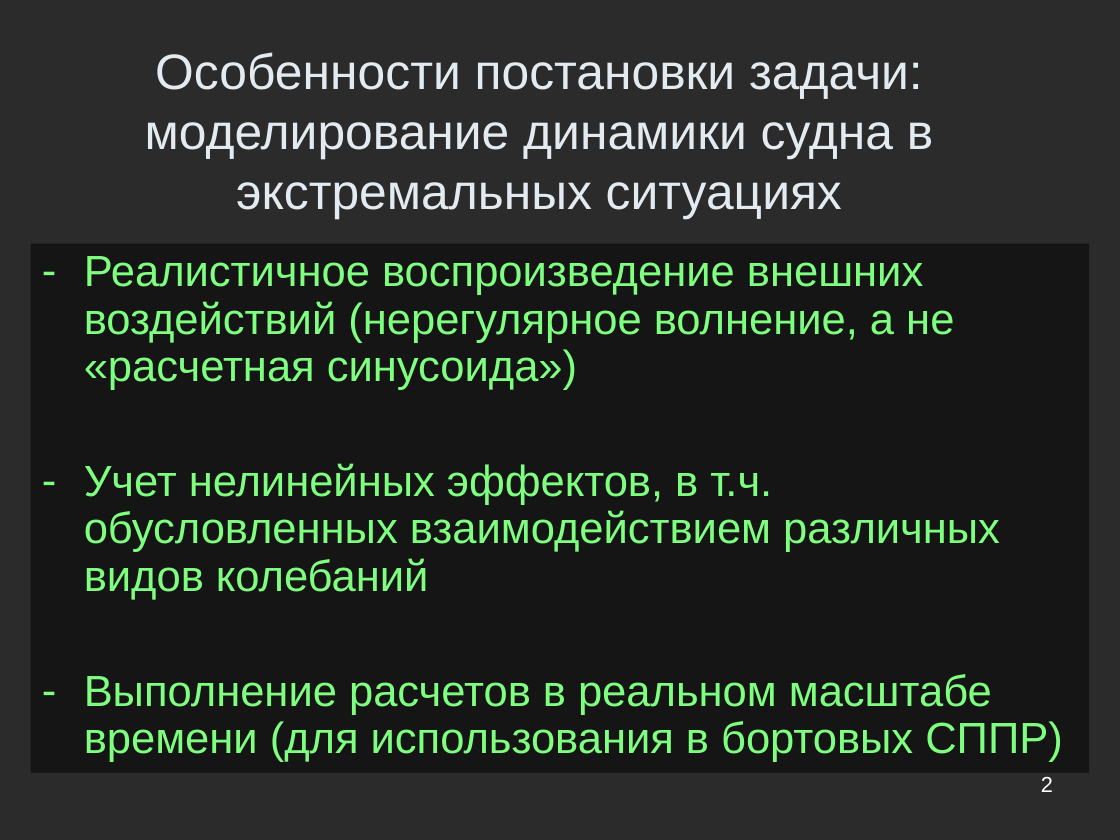
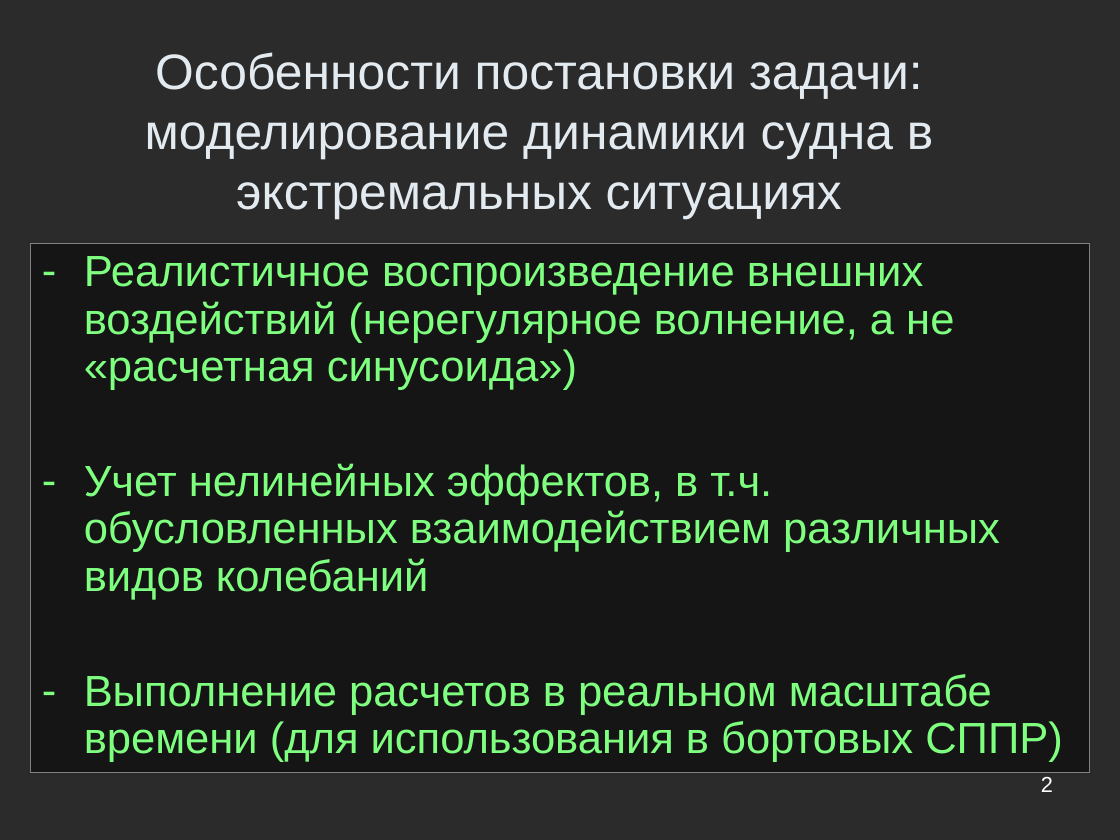
Before and after one commit to Jacobi20/nano-vis, a slide deck: slide 2 of ship_sim/docs/conf_hpc2010/hpc2010_navy_2.ppt. Drawn at 1120x840 pixels with LibreOffice and Linux fonts; fonts in the diff are those of the drawing; background and template pictures are left out; a plain dark background stands for a picture behind light text. Boxes give left, top, right and bottom in pixels: in the first picture for what was removed or moved away, otherwise in the second. Text is boxed around its words. In the diff, an @@ line names an element or a change of style, - is before the commit and + after.

```diff
--- a/ship_sim/docs/conf_hpc2010/hpc2010_navy_2.ppt
+++ b/ship_sim/docs/conf_hpc2010/hpc2010_navy_2.ppt
@@ text "Реалистичное воспроизведение внешних воздействий (нерегулярн ..." at (x1=30, y1=243, x2=1089, y2=772): outline none to #808080 0.74 pt @@
```
Also in this commit, not shown: 2 other slides changed, 2 slides added, 1 slide removed.
